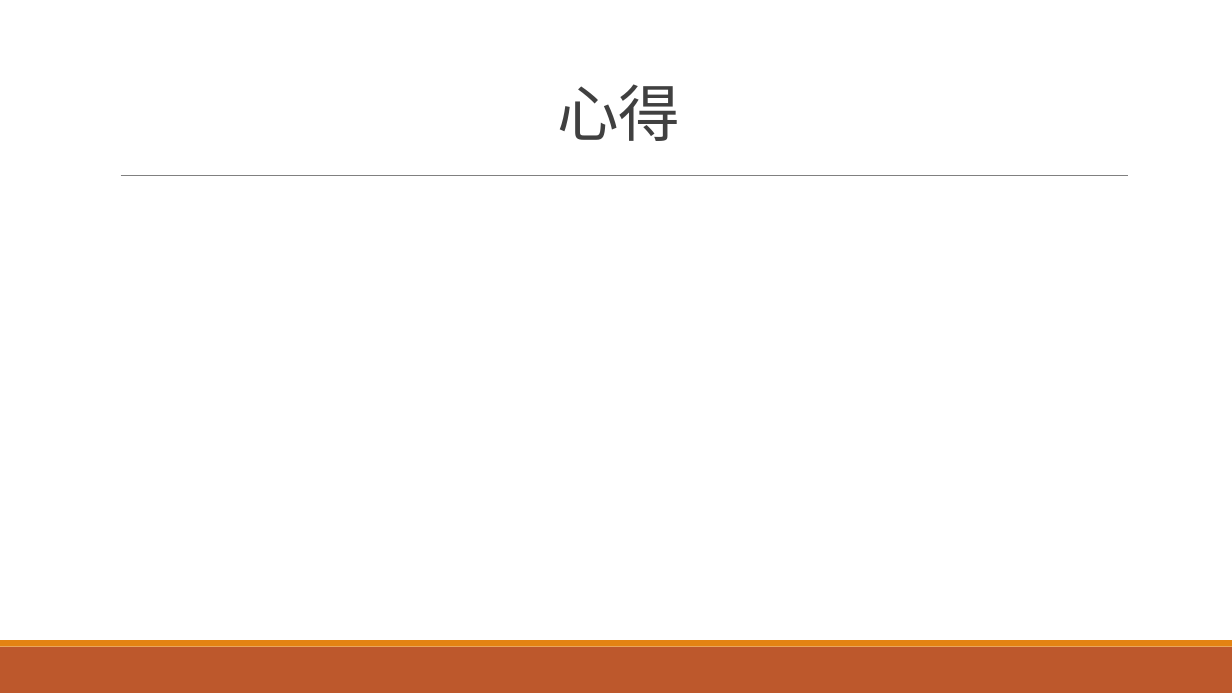
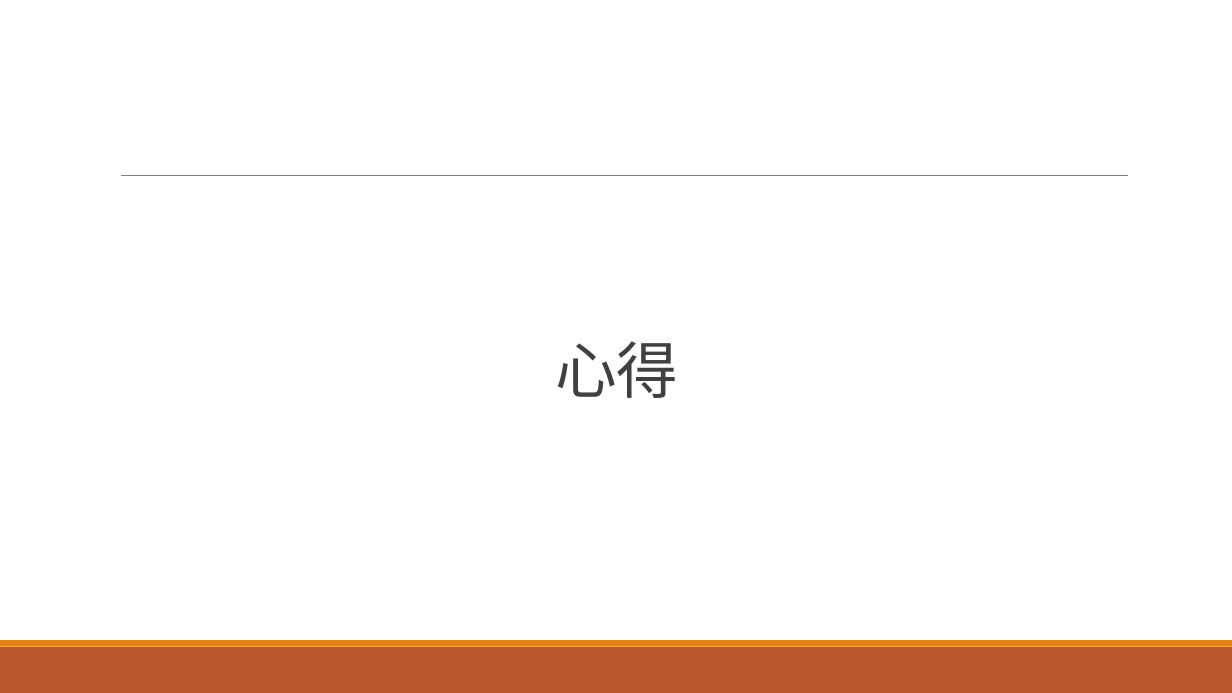
Before and after one commit to kay71029/Learning-Defensive-programming, a slide deck: slide 15 of Learning-Defensive-programming.pptx. Drawn at 1232x693 pixels with LibreOffice and Linux fonts; fonts in the diff are those of the drawing. Boxes give left, top, right and bottom in pixels: in the first picture for what was removed or moved away, otherwise in the second. Text is boxed around its words. In the diff, an @@ line names an element or a change of style, - is before the commit and + after.

```diff
--- a/Learning-Defensive-programming.pptx
+++ b/Learning-Defensive-programming.pptx
@@ title "心得": place and size @@
-title "心得" at bbox=[558, 84, 680, 141]
+title "心得" at bbox=[555, 341, 677, 398]
```
Also in this commit, not shown: 4 other slides changed.
